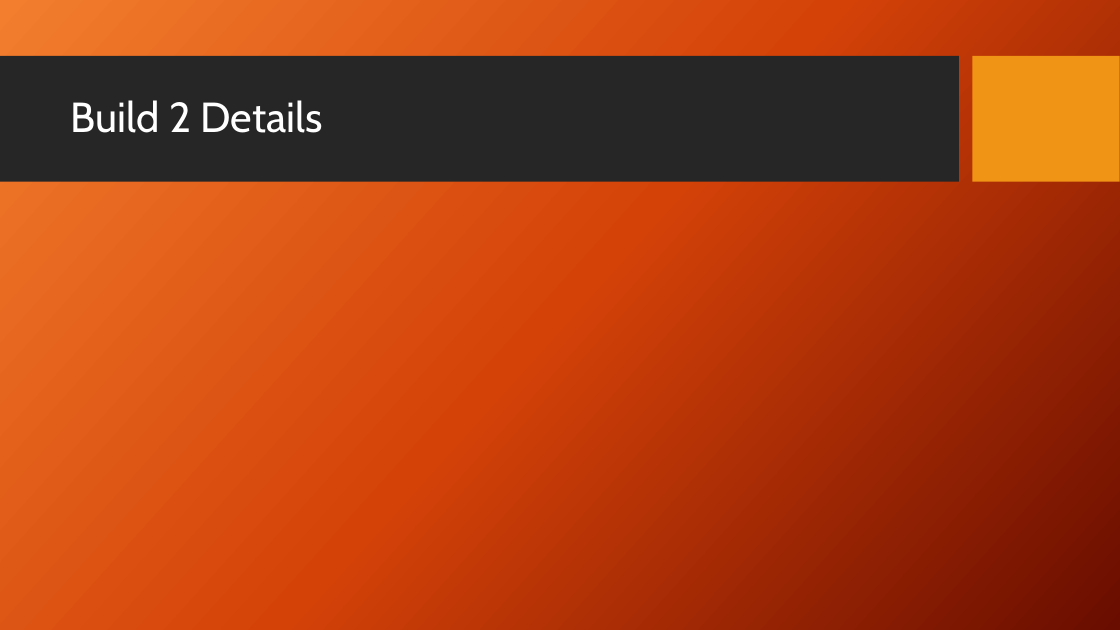
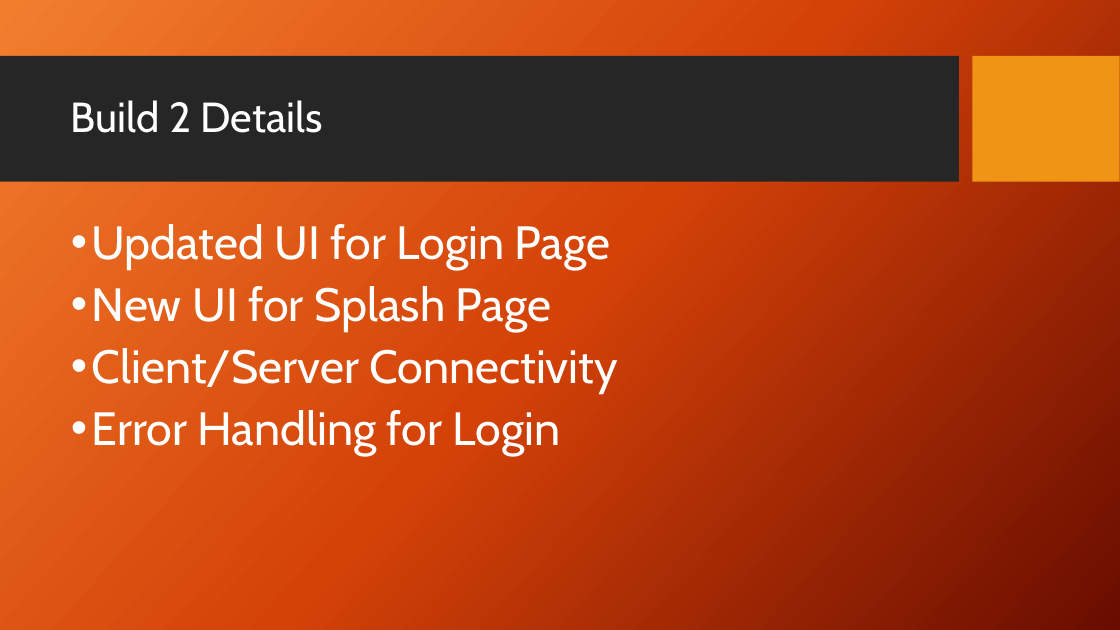
Before and after one commit to leeklarich/wispr, a slide deck: slide 2 of Build 2 Powerpoint.pptx. Drawn at 1120x630 pixels with LibreOffice and Linux fonts; fonts in the diff are those of the drawing; background and template pictures are left out. Boxes give left, top, right and bottom in pixels: in the first picture for what was removed or moved away, otherwise in the second. Text is boxed around its words. In the diff, an @@ line names an element or a change of style, - is before the commit and + after.

```diff
--- a/Build 2 Powerpoint.pptx
+++ b/Build 2 Powerpoint.pptx
@@ text added at (92, 224, 618, 456), 40 pt, text #FFFFFF @@
+• Updated UI for Login Page
+• New UI for Splash Page
+• Client/Server Connectivity
+• Error Handling for Login
```
Also in this commit, not shown: 1 other slide changed, 1 other file.
